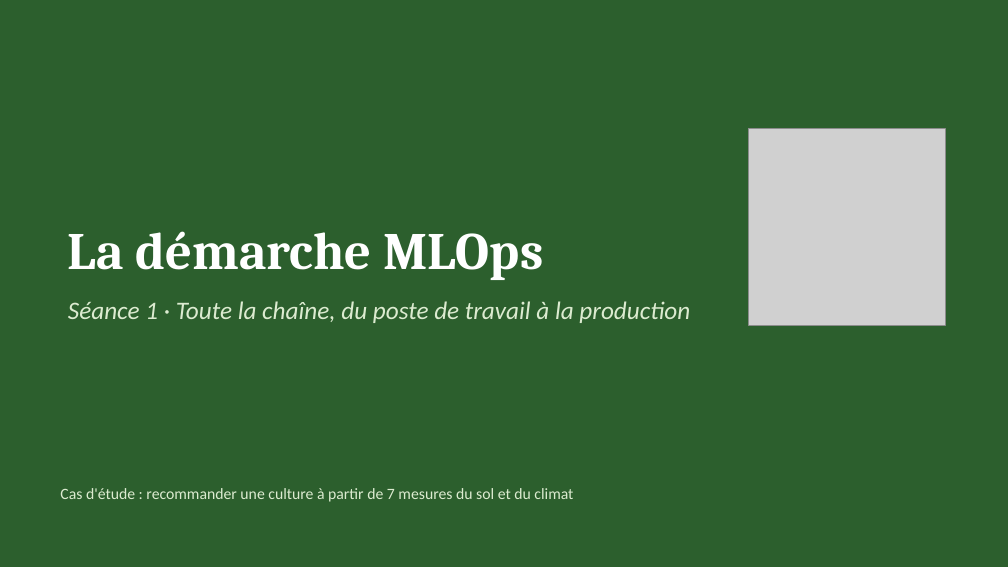
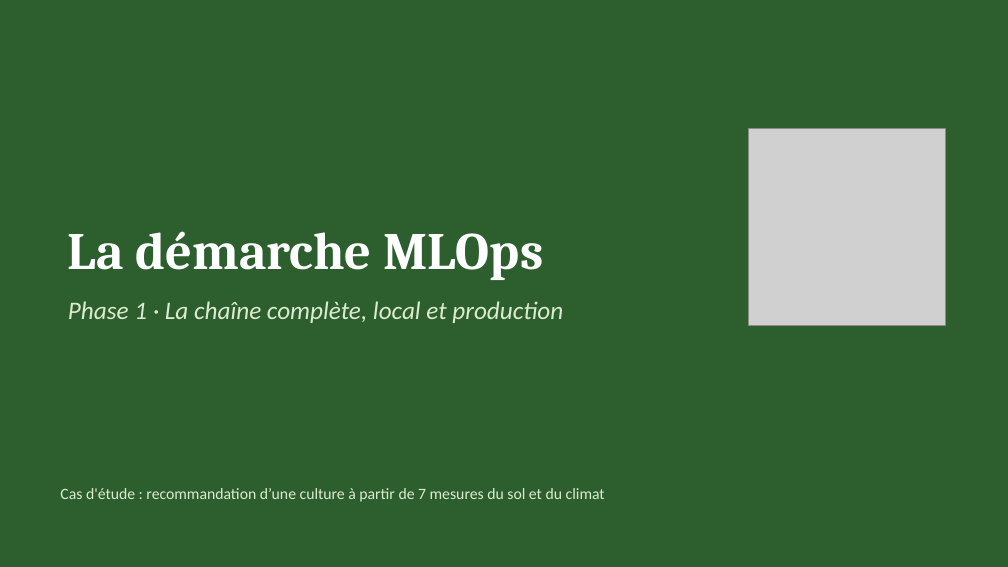
Before and after one commit to webew/crop_recommendation_tp, a slide deck: slide 1 of docs/support/seance1_demarche_mlops.pptx. Drawn at 1008x567 pixels with LibreOffice and Linux fonts; fonts in the diff are those of the drawing; grey boxes stand for pictures. Boxes give left, top, right and bottom in pixels: in the first picture for what was removed or moved away, otherwise in the second. Text is boxed around its words. In the diff, an @@ line names an element or a change of style, - is before the commit and + after.

```diff
--- a/docs/support/seance1_demarche_mlops.pptx
+++ b/docs/support/seance1_demarche_mlops.pptx
@@ text at [68,301,563,323]: text changed @@
-Séance 1 · Toute la chaîne, du poste de travail à la production
+Phase 1 · La chaîne complète, local et production
@@ text at [60,488,605,502]: text changed @@
-Cas d'étude : recommander une culture à partir de 7 mesures du sol et du climat
+Cas d'étude : recommandation d’une culture à partir de 7 mesures du sol et du climat
```
Also in this commit, not shown: 14 other slides changed, 3 slides removed, 1 other file.
